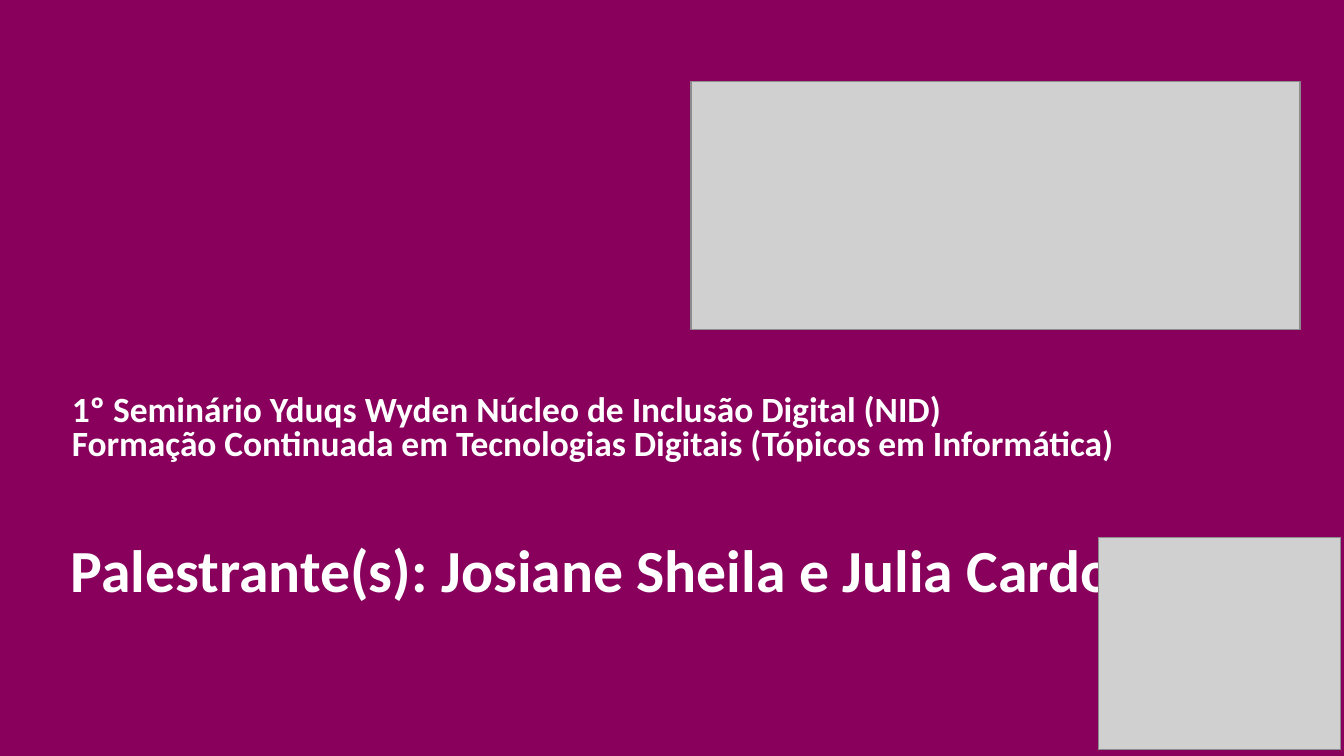
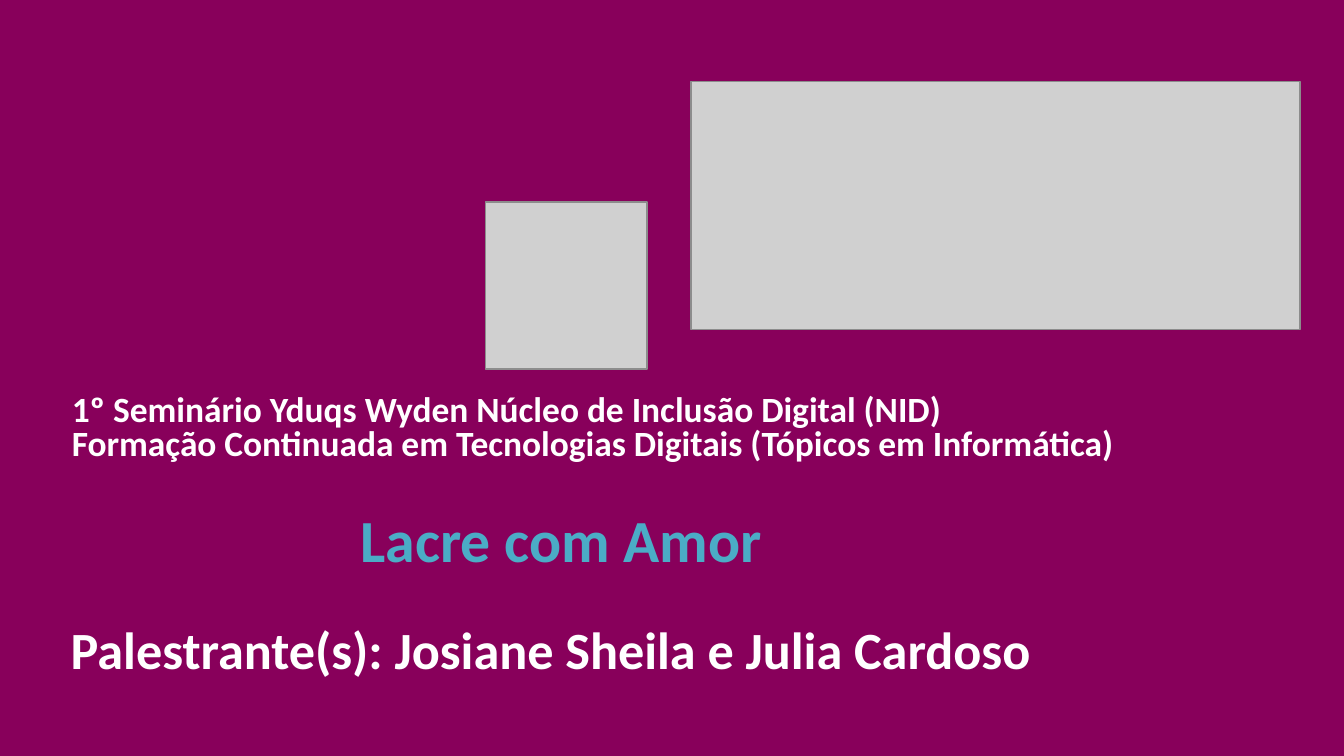
Before and after one commit to CloudEducationBrazil/nidyduqswyden, a slide deck: slide 1 of PPT Seminário NID Yduqs Wyden UniRuy 2023_2.pptx. Drawn at 1344x756 pixels with LibreOffice and Linux fonts; fonts in the diff are those of the drawing; grey boxes stand for pictures; background and template pictures are left out. Boxes give left, top, right and bottom in pixels: in the first picture for what was removed or moved away, otherwise in the second. Text is boxed around its words. In the diff, an @@ line names an element or a change of style, - is before the commit and + after.

```diff
--- a/PPT Seminário NID Yduqs Wyden UniRuy 2023_2.pptx
+++ b/PPT Seminário NID Yduqs Wyden UniRuy 2023_2.pptx
@@ picture added at bbox=[485, 202, 646, 368] @@
@@ text added at bbox=[360, 523, 761, 563], 32 pt, text #4BACC6, bold @@
+Lacre com Amor
@@ picture removed at bbox=[1098, 538, 1340, 750] @@
@@ text "Palestrante(s): Josiane Sheila e Julia ...": place and size @@
-text "Palestrante(s): Josiane Sheila e Julia ..." at bbox=[71, 543, 1169, 607]
+text "Palestrante(s): Josiane Sheila e Julia ..." at bbox=[71, 630, 1030, 677]
@@ text "Palestrante(s): Josiane Sheila e Julia ..." at bbox=[71, 630, 1030, 677]: size 32 to 28 pt @@
```
Also in this commit, not shown: 1 other slide changed.
